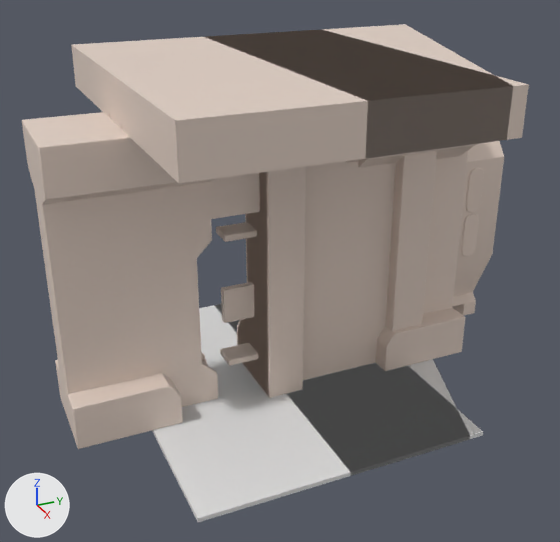
Two versions of the Blender file Stowaway/Content/Assets/Ship.blend, one commit apart.
Before and after are seen from a 50 mm lens placed at (9.16, -3.98, 6.25), pointed at (-1.32, 0.74, 1.01). Arrows for +X, +Y and +Z are at lower left; the lights stay in place.

Names of what the first picture shows: 'Ceiling', 'Ceiling_Extend', 'Connector', 'Connector_Extend', 'Door_Bars', 'Door_Bars.001', 'Ground', 'Ground_Extend', 'Wall', 'Wall_Door', 'Wall_Holders', 'Wall_Short'.
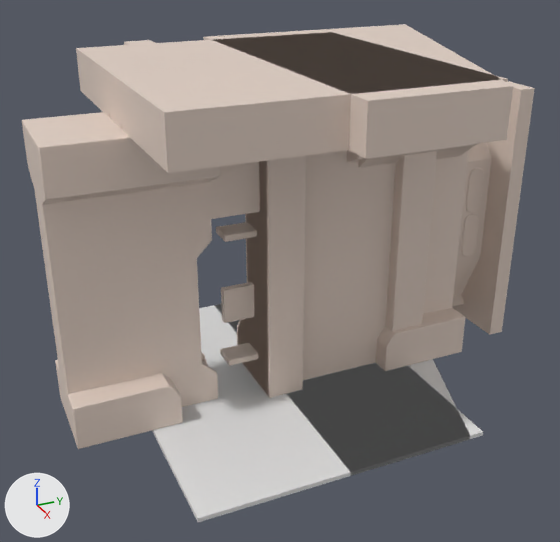
Diff of the bpy script that builds the scene:
```diff
--- a/Stowaway/Content/Assets/Ship.blend.py
+++ b/Stowaway/Content/Assets/Ship.blend.py
@@ me_plane_011 @@
 me_plane_011.from_pydata(...)  # 200 vertices, 198 faces; spans x -2.48..2.48, y -2.0..2.0, z 3.94..4.59
 # used by ob_ceiling; location = (0.0, 0.0, 0.0)
+# me_plane_011 part 1: all 12 vertices in x 2.48, y -2.0..2.0, z 4.0..4.59 are moved by (-0.35, 0.0, 0.0)
+# me_plane_011 part 2: all 12 vertices in x -2.48, y -2.0..2.0, z 4.0..4.59 are moved by (0.35, 0.0, 0.0)
 me_plane_011.materials.append(mat_m_ceiling)
@@ me_plane_024 @@
 # used by ob_wall; location = (0.0, 0.0, 0.0)
-me_plane_024.from_pydata(...)  # 548 vertices, 548 faces; spans x -0.96..0.62, y 0.0..4.0, z 0.0..4.24
+me_plane_024.from_pydata(...)  # 608 vertices, 608 faces; spans x -0.96..0.62, y 0.0..4.0, z 0.0..4.24
+# me_plane_024 part 3
+# 28 faces are deleted
+# 22 vertices are added at x 0.38, y 0.0..4.0, z 0.35..3.73
+# 12 new vertices lie (0.46, 0.0, 0.0) away from vertices in x -0.08, y 0.0..4.0, z 1.22..2.86
+# 8 new vertices lie (1.16, 0.0, 0.0) away from vertices in x -0.78, y 0.0..4.0, z 3.75..4.0
+# 8 new vertices lie (0.73, 0.0, 0.0) away from vertices in x -0.35, y 0.0..4.0, z 0.0..0.23
+# 5 new vertices lie (0.0, 0.0, 0.04) away from vertices in x 0.38, y 0.0..4.0, z 0.23..2.86
+# 5 new vertices lie (0.0, 0.0, -0.04) away from vertices in x 0.38, y 0.0..4.0, z 3.68
+# 88 new faces join them, mat_m_wall (white #e7d5c9)
 me_plane_024.materials.append(mat_m_grate)
```

Changed parts and their boxes (x1, y1, x2, y2) in the pictures (560 x 542 px; the box of a moved part takes in the faces that stretch with it):
'Ceiling', reshaped (8% shorter): before (71, 29, 529, 183); after (76, 32, 508, 173)
'Wall', reshaped: before (358, 141, 504, 316); after (358, 81, 535, 335)
part 1 of me_plane_011, moved or reshaped: before (150, 72, 529, 183); after (150, 72, 508, 173)
part 2 of me_plane_011, moved or reshaped: before (71, 29, 344, 96); after (76, 32, 344, 96)
part 3 of me_plane_024, built on: before (461, 141, 504, 316); after (461, 81, 535, 335)
